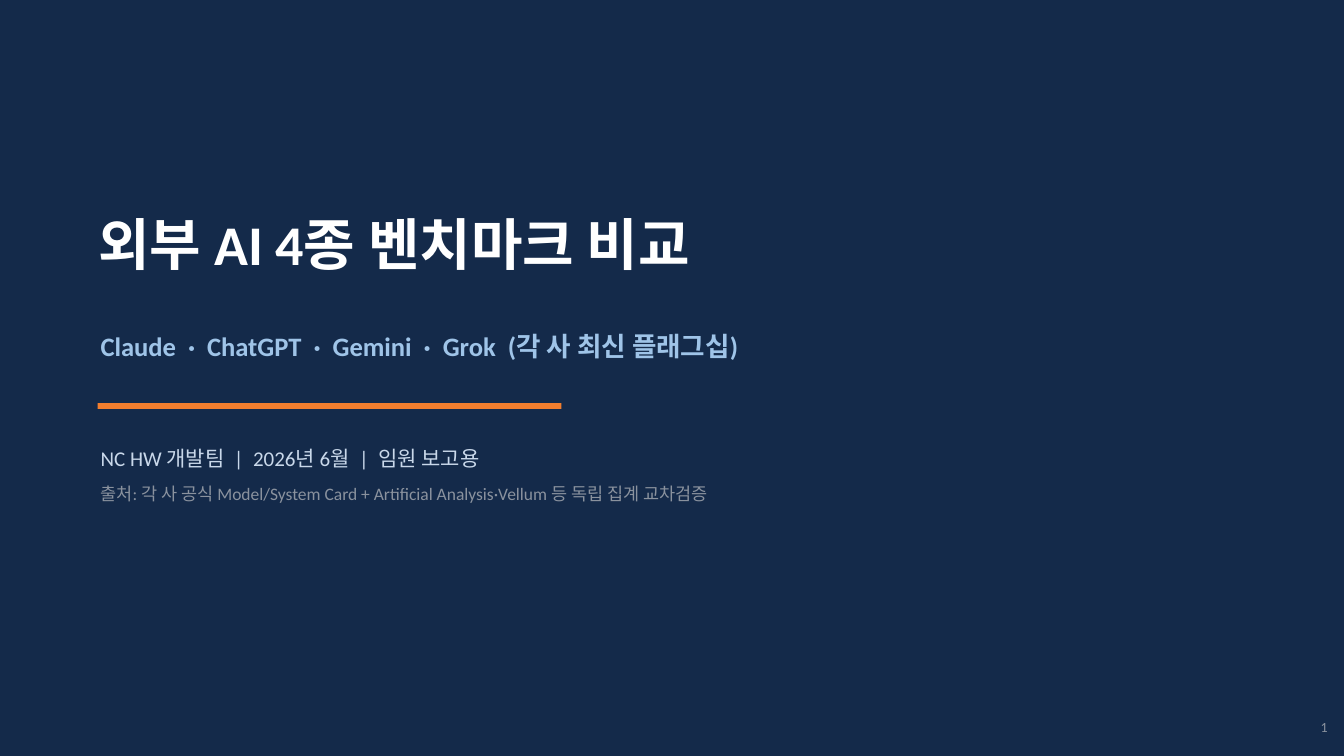
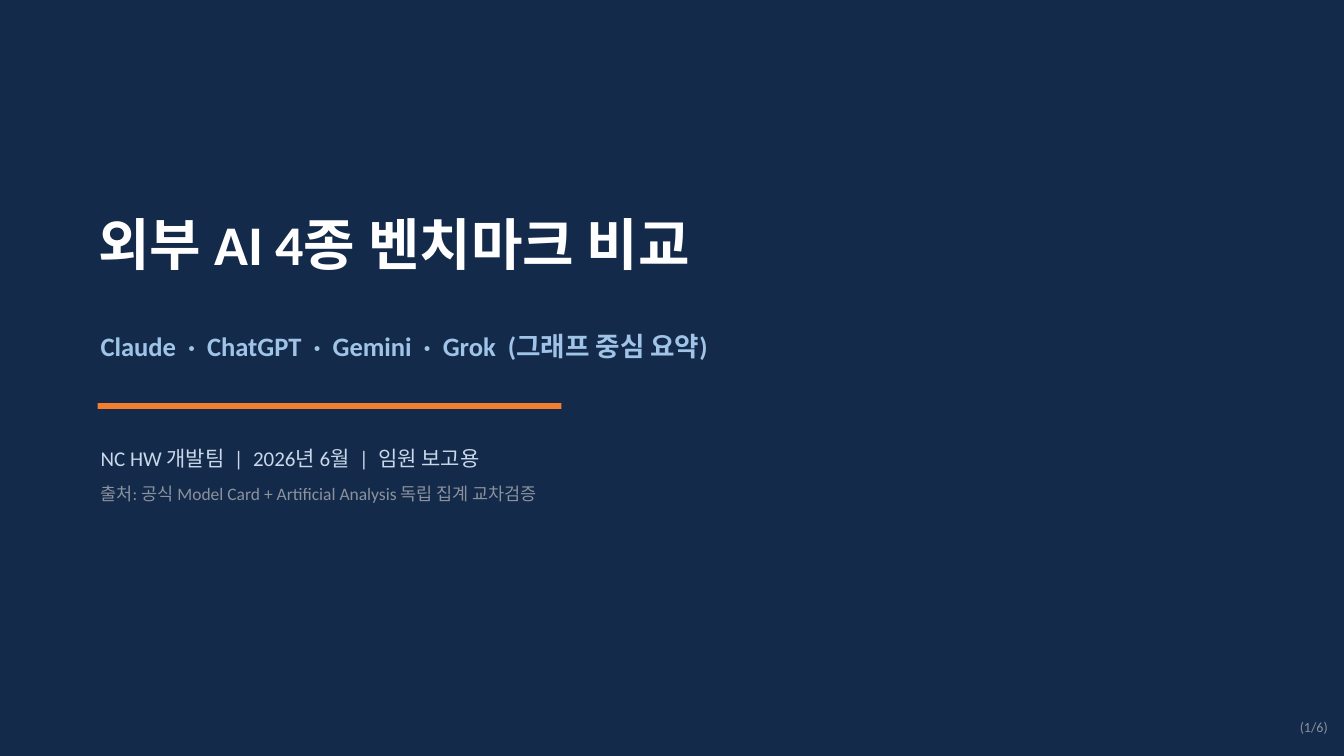
Before and after one commit to whaleonbush/poc, a slide deck: slide 1 of 외부AI_4종_벤치마크_비교.pptx. Drawn at 1344x756 pixels with LibreOffice and Linux fonts; fonts in the diff are those of the drawing. Boxes give left, top, right and bottom in pixels: in the first picture for what was removed or moved away, otherwise in the second. Text is boxed around its words. In the diff, an @@ line names an element or a change of style, - is before the commit and + after.

```diff
--- a/외부AI_4종_벤치마크_비교.pptx
+++ b/외부AI_4종_벤치마크_비교.pptx
@@ text at box(101, 334, 707, 360): text changed @@
-Claude · ChatGPT · Gemini · Grok (각 사 최신 플래그십)
+Claude · ChatGPT · Gemini · Grok (그래프 중심 요약)
@@ text at box(101, 485, 537, 503): text changed @@
-출처: 각 사 공식 Model/System Card + Artificial Analysis·Vellum 등 독립 집계 교차검증
+출처: 공식 Model Card + Artificial Analysis 독립 집계 교차검증
@@ text at box(1300, 722, 1328, 734): text changed @@
-1
+(1/6)
```
Also in this commit, not shown: 2 other slides changed, 3 slides added, 1 slide removed, 1 other file.
